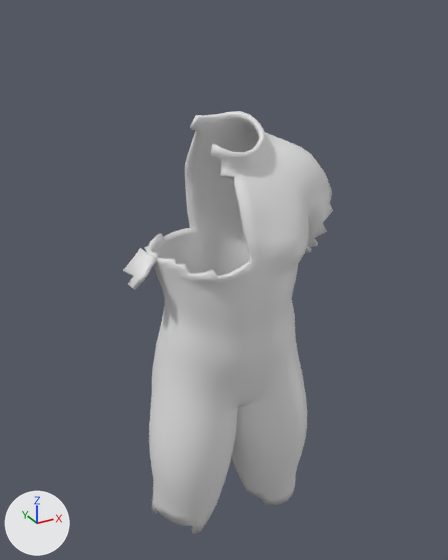
The FBX model unity/Assets/Art/Chars/Garments/guard_vagrant.fbx: old version first, new version second.
One viewpoint serves both versions: a 50 mm lens placed at (-0.724, -1.331, 1.866), pointed at (0.01, 0.002, 1.2). Every picture has the same lights, and +X, +Y and +Z are marked at lower left. The picture after the commit comes second.

Names of what the first picture shows: 'garment_guard_vagrant'.
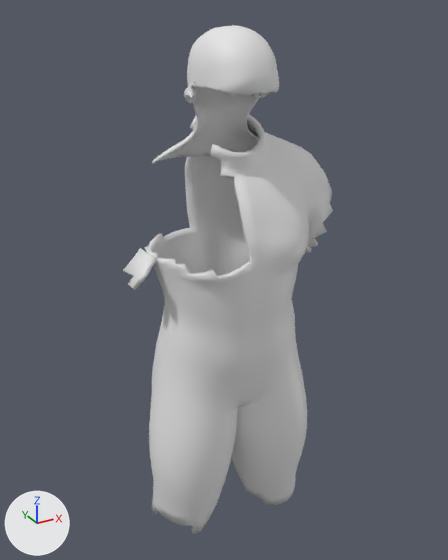
Boxes (x1, y1, x2, y2) around the edits, measured in the pictures (448 x 560 px):
'garment_guard_vagrant', reshaped (20% taller)
    before: (123, 111, 333, 534)
    after: (123, 25, 333, 534)
part 1 of me_garment_guard_vagrant, added
    after: (152, 25, 279, 164)

What changed in the scene script:
```text
Add mat_hair:
    mat_hair = principled_material('hair')
    mat_hair.base_color = (0.8, 0.8, 0.8)  # white #e7e7e7
Change me_garment_guard_vagrant:
    used by ob_garment_guard_vagrant; location = (0.0, 0.0, 0.0)
    remove me_garment_guard_vagrant.from_pydata(...)  # 2633 vertices, 2630 faces; spans x -0.266..0.307, y -0.202..0.135, z 0.448..1.634
    add me_garment_guard_vagrant.from_pydata(...)  # 5225 vertices, 5230 faces; spans x -0.266..0.307, y -0.202..0.135, z 0.448..1.83
    me_garment_guard_vagrant part 1: a new loose piece of 2104 vertices spanning x -0.173..0.173, y -0.172..0.077, z 1.524..1.83, in mat_hair (white #e7e7e7)
    other edits to the shape of me_garment_guard_vagrant do not show in these pictures
    add me_garment_guard_vagrant.materials.append(mat_hair)  # white #e7e7e7
```
